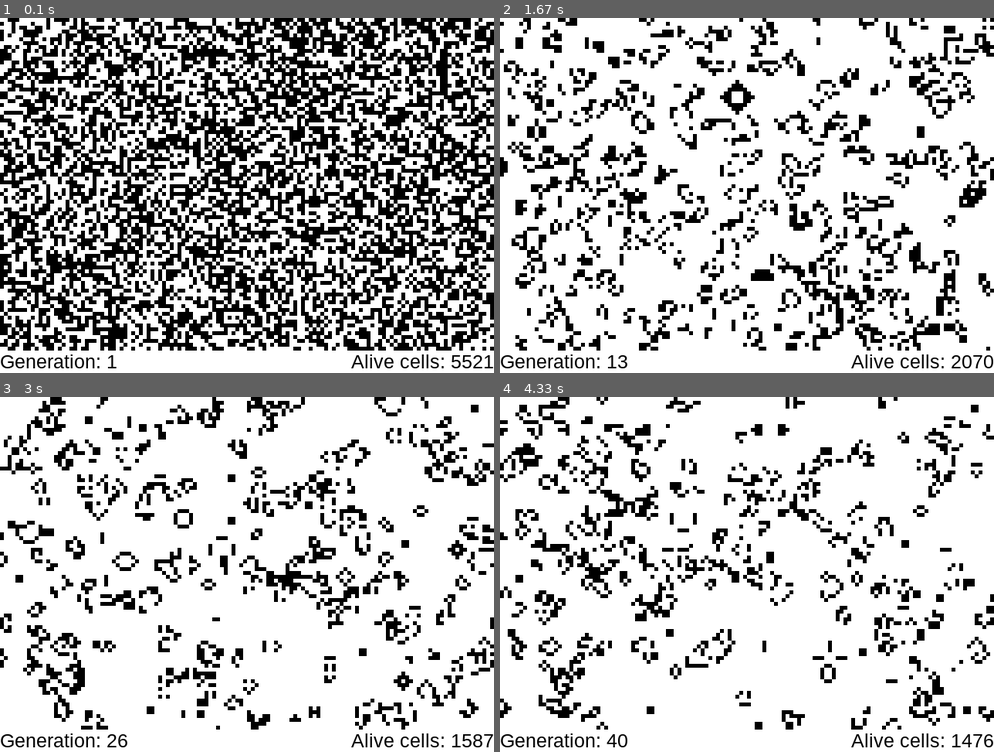
Above: before the commit, frames 1-4 (two rows, left to right).
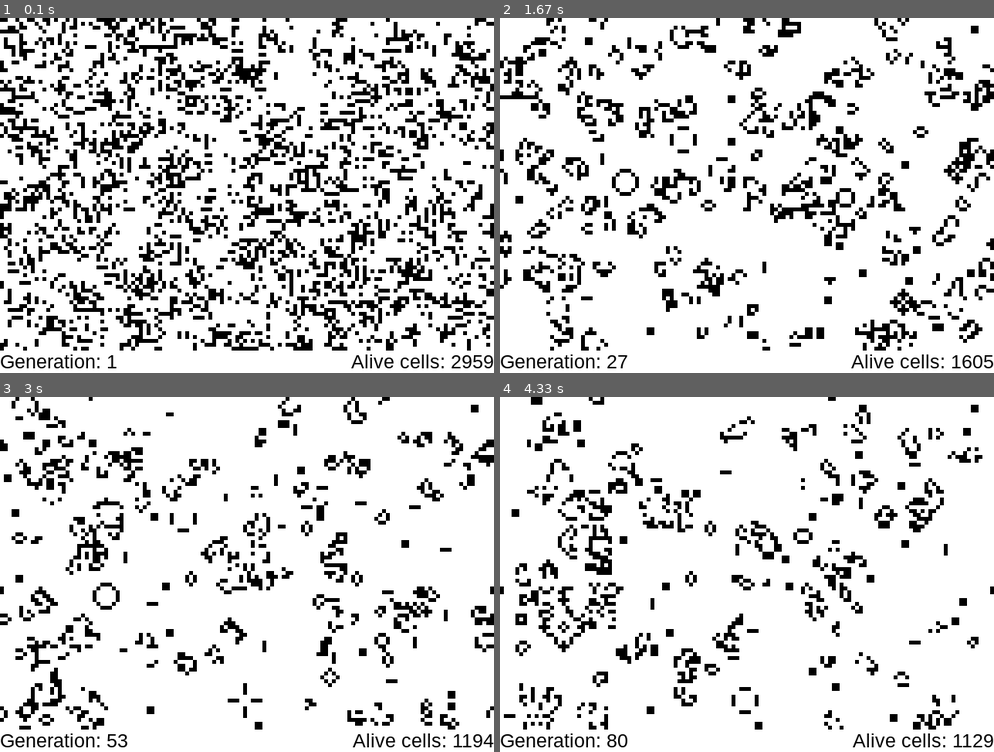
Above: after the commit, the same moments.

Repository: mzebrak/pygame-conways-game-of-life
Game: pygame game, started from __main__.py
The game is run twice, just before and just after one commit, with the same random seed, the same clock (stepped at 60 frames per second) and the same inputs.
Inputs:
- Up to frame 1 (0.1 s): no input
- Up to frame 2 (1.67 s): hold R 0.33-0.8 s
- Up to frame 3 (3 s): tap Enter at 2.33, 2.67 s
- Up to frame 4 (4.33 s): tap Enter every 0.33 s from 3 to 4 s

The runs differ from the first frame. In frame 1, 42% of the frame differs, in the area x 0-100%, y 0-99%; in frame 2, 25%; in frame 3, 20%; in frame 4, 19%.

Commit message:
fixed problem with skipping some of the generations

Diff:
--- a/GameOfLife.py
+++ b/GameOfLife.py
@@ -7,9 +7,9 @@
 class GameOfLife:
 
     def __init__(self, screen_width=640, screen_height=480, menu_height=50, cell_size=5, dead_color=(255, 255, 255),
-                 alive_color=(0, 0, 0), max_fps=10):
-        """
-        Initialize screen, initialize grid, set game settings,
+                 alive_color=(0, 0, 0), max_fps=20):
+        """
+        Initialize screen, initialize grid, set game settings, draw first frame
 
         :param screen_width: Game window width
         :param screen_height: Game window height
@@ -49,8 +49,9 @@
         self.paused = False
         self.exit = False
 
-        self.clear_screen()
-        pygame.display.flip()
+        self.draw_grid()
+        self.display_info()
+        pygame.time.Clock().tick(self.max_fps)
 
     def set_grid(self, value=None):
         """
@@ -125,8 +126,9 @@
 
     def update_generation(self):
         """
-        Swaps the active and inactive grid
-        """
+        Calls function which set the state of every cell then swaps the active and inactive grid and increments generation counter
+        """
+        self.set_cells_state()
         self.active_grid = self.get_inactive_grid()
         self.generation += 1
 
@@ -192,25 +194,21 @@
                     print("'r' pressed! - randomizing grid")
                     self.generation = 0
                     self.alive_cells = 0
-                    self.display_info()
                     self.set_grid()
                     self.draw_grid()
+                    self.display_info()
                 elif self.paused and event.key == pygame.K_n:
                     print("'n' pressed! - displaying next generation")
-                    self.next_generation()
+                    self.update_generation()
+                    self.draw_grid()
+                    self.display_info()
                 elif self.paused and event.key == pygame.K_c:
                     print("'c' pressed! - clearing active grid")
                     self.generation = 0
                     self.alive_cells = 0
-                    self.display_info()
                     self.set_grid(0)
                     self.draw_grid()
-
-    def next_generation(self):
-        self.draw_grid()
-        self.set_cells_state()
-        self.update_generation()
-        self.display_info()
+                    self.display_info()
 
     def run(self):
         """
@@ -223,6 +221,8 @@
             self.handle_events()
 
             if not self.paused:
-                self.next_generation();
+                self.update_generation()
+                self.draw_grid()
+                self.display_info()
 
             pygame.time.Clock().tick(self.max_fps)
